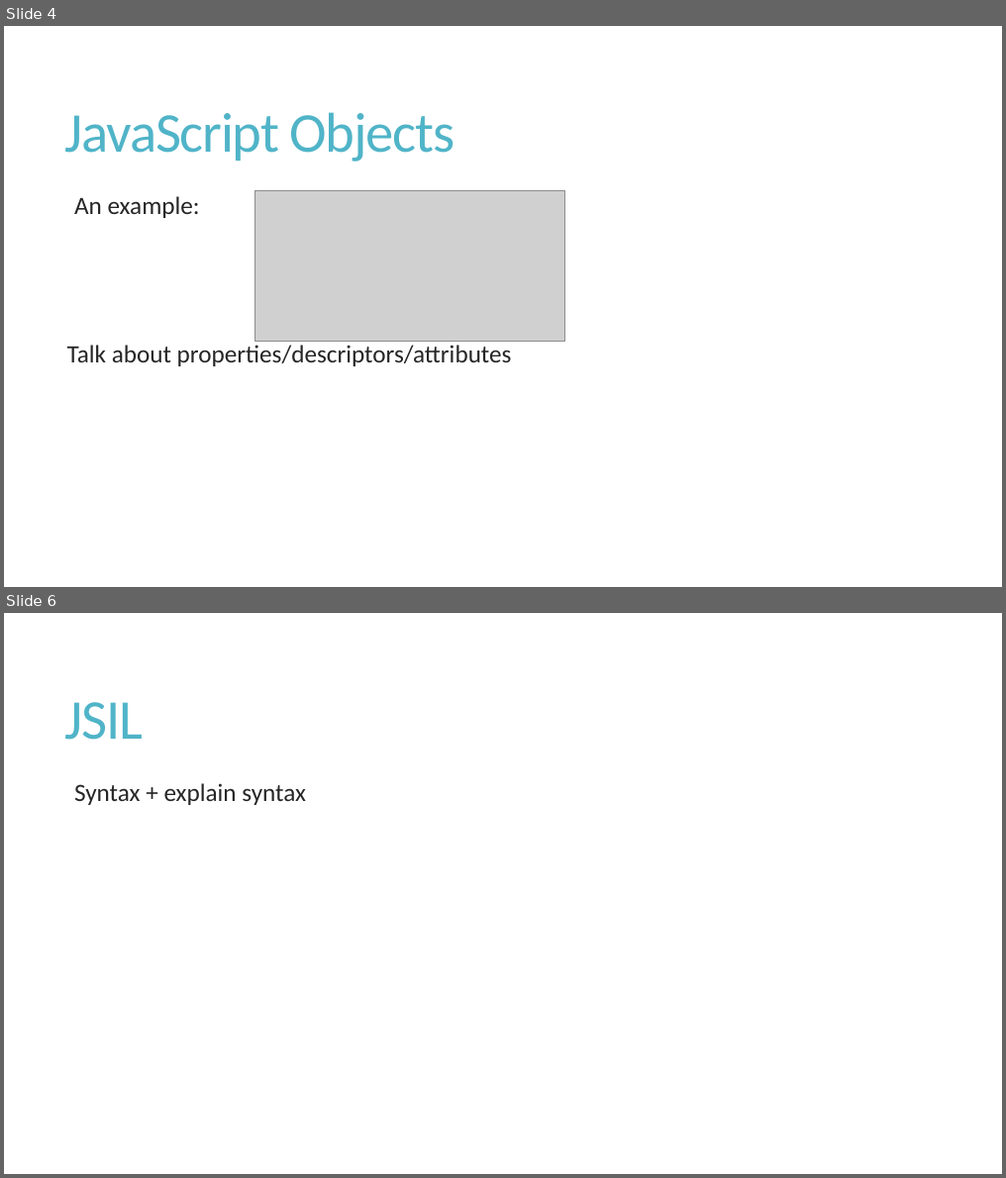
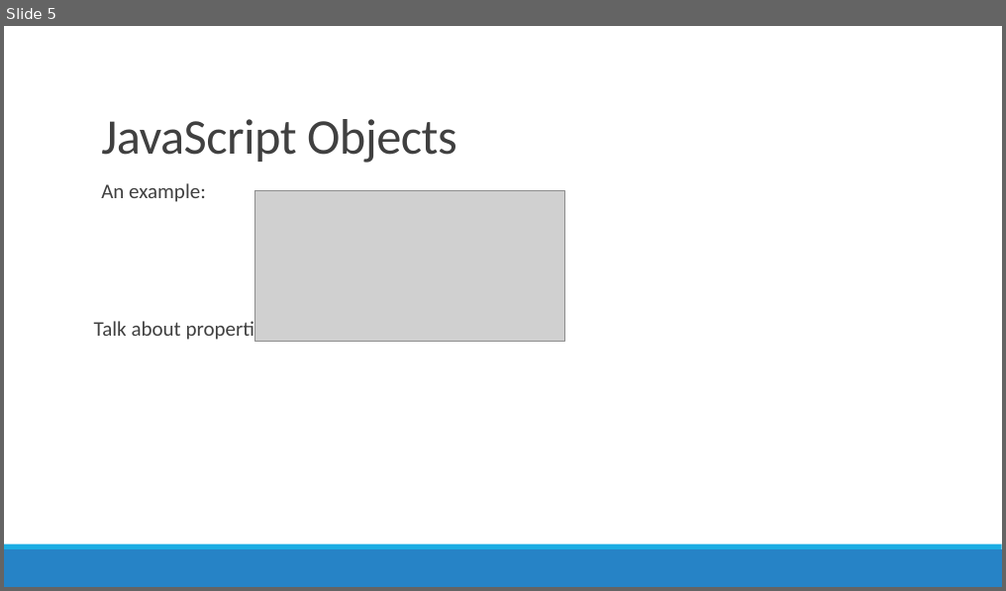
Before and after one commit to amqzhu/JSIL_report, a slide deck: presentation.pptx. Shown one above the other, each under a label of ours: slides 4 and 6 before the commit, slide 5 after it; the slides between them are not shown. The pictures are 1006x1178 and 1006x591 pixels, drawn with LibreOffice and Linux fonts; fonts in the diff are those of the drawing; grey boxes stand for pictures. Boxes give left, top, right and bottom in pixels: in the first picture for what was removed or moved away, otherwise in the second. Text is boxed around its words. In the diff, an @@ line names an element or a change of style, - is before the commit and + after.

```diff
--- a/presentation.pptx
+++ b/presentation.pptx
@@ slide 6 removed at bbox=[4, 613, 1002, 1174], background #FFFFFF @@
@@ title removed at bbox=[65, 702, 143, 740] @@
-JSIL
@@ text removed at bbox=[74, 783, 306, 805] @@
-  Syntax + explain syntax
@@ what was slide 4 is now slide 5 @@
@@ slide 5 changed as well @@
@@ title "JavaScript Objects": place and size @@
-title "JavaScript Objects" at bbox=[65, 112, 455, 162]
+title "JavaScript Objects" at bbox=[101, 119, 457, 163]
@@ title "JavaScript Objects" at bbox=[101, 119, 457, 163]: size 54 to 48 pt, text colour #50B4C8 to #404040, letter spacing -1.2 to -0.5 pt; vertical alignment middle to bottom @@
@@ text "An example:": place and size @@
-text "An example:" at bbox=[67, 196, 512, 367]
+text "An example:" at bbox=[94, 183, 465, 342]
@@ text "An example:" at bbox=[94, 183, 465, 342]: size 24 to 20 pt, text colour #262626 to #404040; line spacing 0.85 to 0.9; more space between paragraphs @@
@@ rectangle added at bbox=[4, 550, 1002, 587], fill #2683C6 @@
@@ rectangle added at bbox=[4, 545, 1002, 550], fill #1CADE4 @@
```
Also in this commit, not shown: 6 other slides changed, 7 slides added, 5 other slides removed, 1 other file.
